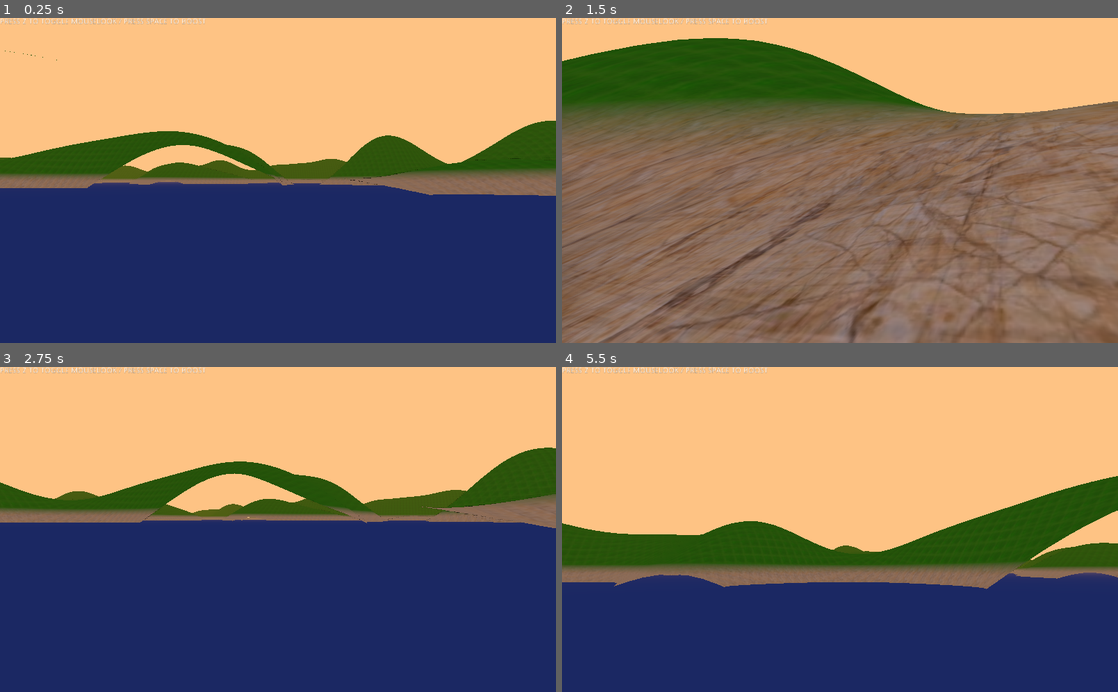
Above: before the commit, frames 1-4 (two rows, left to right).
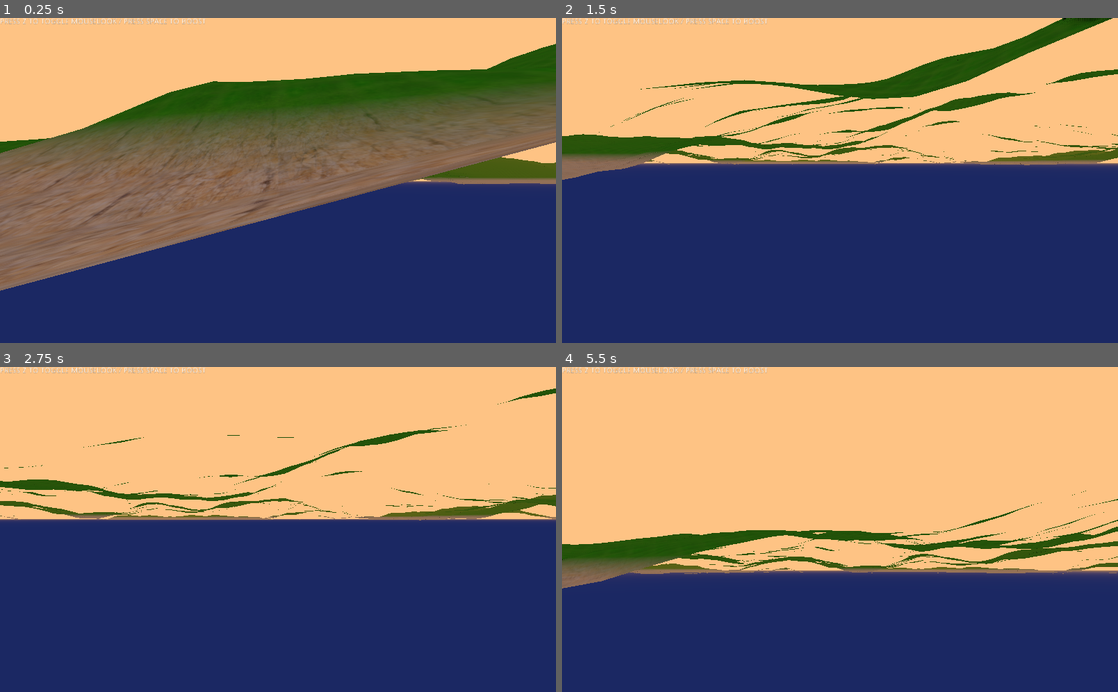
Above: after the commit, the same moments.

Repository: davidalpha/frootdood_level_editor
Game: Godot game, scene res://World.tscn
Same seed, same stepped clock (60 frames per second), same inputs: the game is played once before the commit and once after it.
Inputs (mouse positions are in pixels of both pictures, inside the frame that each line leads up to):
- Up to frame 1 (0.25 s): no input
- Up to frame 2 (1.5 s): tap Z (toggle_cursor) at 0.5, 1.25, 1.35 s; move the mouse to (962, 164) at 0.52 s; hold D (move_right) 0.53-1.28 s; hold Space (move_speed) 0.53-1.28 s; move the mouse to (812, 180) at 1.27 s; hold W (move_forward) from 1.28 s (still down)
- Up to frame 3 (2.75 s): keep holding W (move_forward); tap Z (toggle_cursor) at 2 s; move the mouse to (289, 523) at 2.02 s; hold Space (move_speed) from 2.03 s (still down)
- Up to frame 4 (5.5 s): tap Z (toggle_cursor) at 2.75, 2.85, 3.5, 4.25, 4.35 s; move the mouse to (812, 594) at 2.77 s; release Space (move_speed) at 2.78 s; move the mouse to (1006, 578) at 3.52 s; release W (move_forward) at 3.53 s; hold A (move_left) 3.53-4.28 s; hold Space (move_speed) 3.53-4.28 s; move the mouse to (795, 526) at 4.27 s; hold W (move_forward) from 4.28 s (still down); move the mouse to (845, 529) at 5.02 s; hold Space (move_speed) from 5.03 s (still down)

The runs differ from the first frame. In frame 1, 40% of the frame differs, in the area x 0-100%, y 7-84%; in frame 2, 84%, in the area x 0-100%, y 0-100%; in frame 3, 11%; in frame 4, 13%.

Commit message:
More terrain settings

Diff:
--- a/World.tscn
+++ b/World.tscn
@@ -37,14 +37,13 @@
 
 [sub_resource type="PlaneMesh" id=5]
 
-[sub_resource type="SpatialMaterial" id=6]
-albedo_color = Color( 0.247059, 0.521569, 0.94902, 1 )
+[sub_resource type="ShaderMaterial" id=6]
 
 [node name="World" type="Spatial"]
 script = ExtResource( 1 )
-noise_period = 20
-noise_lacunarity = 1.0
-noise_seed = 5342
+noise_period = 90
+noise_octaves = 6
+noise_seed = 637216387
 
 [node name="WorldEnvironment" type="WorldEnvironment" parent="."]
 environment = SubResource( 2 )
--- a/terrain_shader.tres
+++ b/terrain_shader.tres
@@ -115,7 +115,7 @@
 
 }
 "
-graph_offset = Vector2( 31.2148, -334.286 )
+graph_offset = Vector2( 1320.39, -519.888 )
 nodes/fragment/0/position = Vector2( 2920, -460 )
 nodes/fragment/3/node = SubResource( 7 )
 nodes/fragment/3/position = Vector2( 280, 280 )
Binary file added: Green lush grass texture.jpg
Not shown, added: Green lush grass texture.jpg.import
Binary file added: noise_tileable.png
Not shown, added: noise_tileable.png.import
